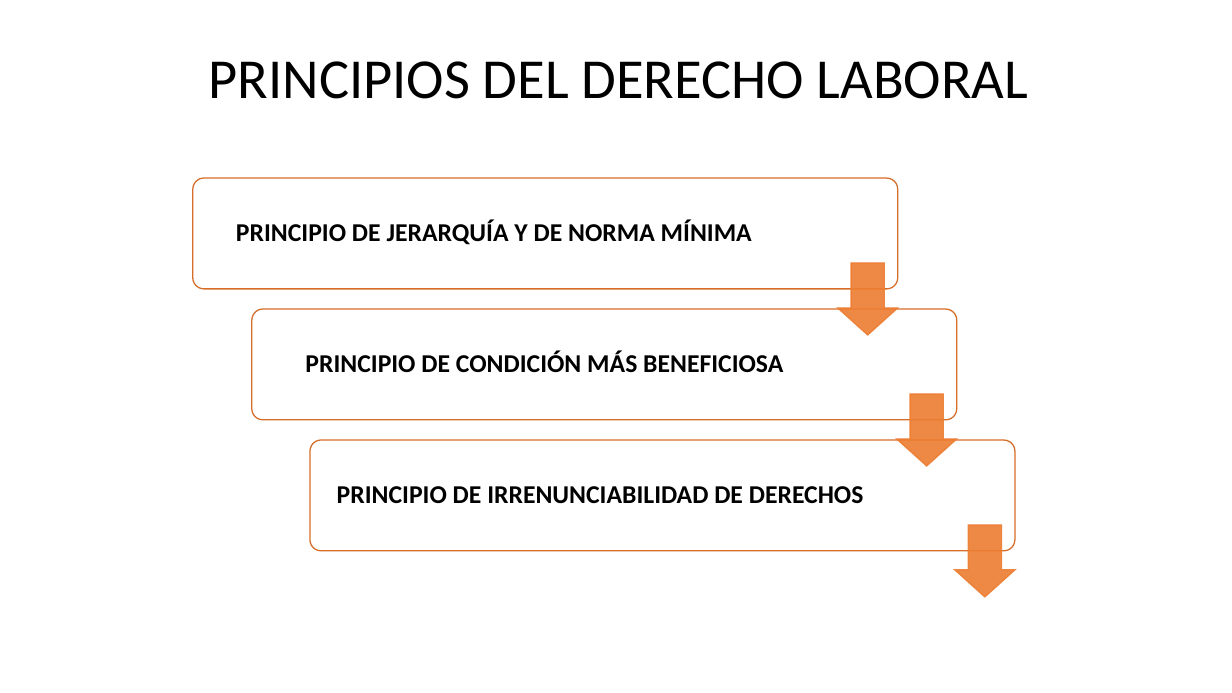
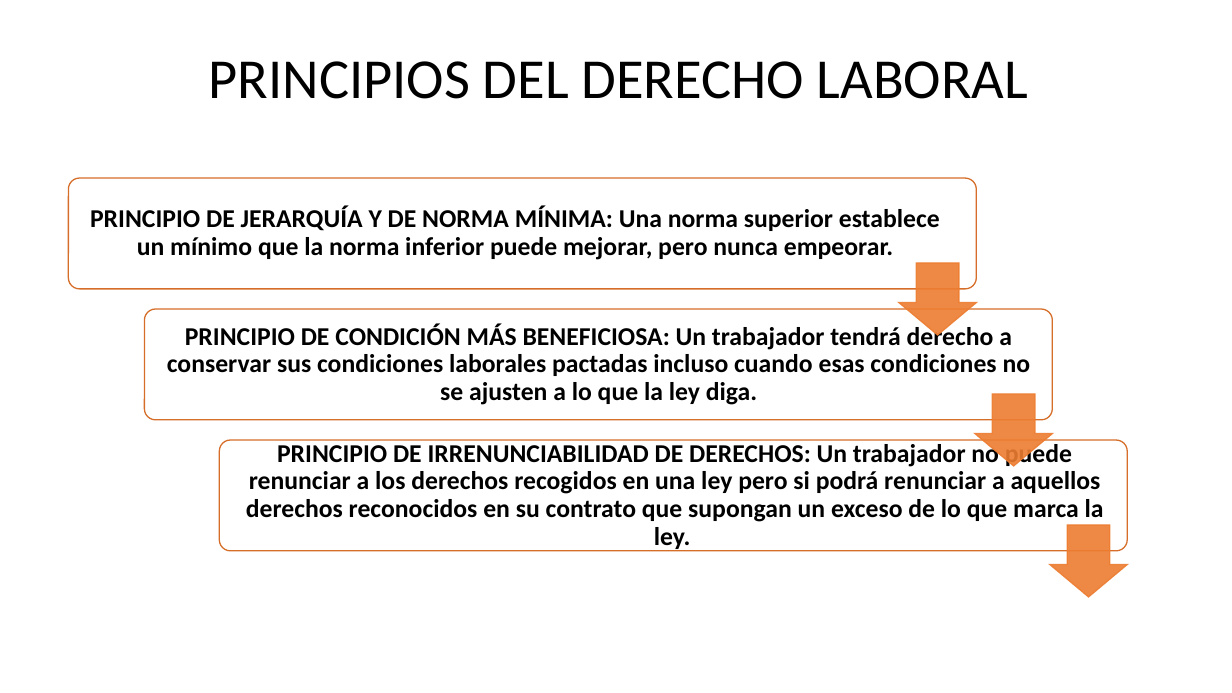
Before and after one commit to DiMaPaGa/daw1, a slide deck: slide 11 of PROGRAMACION/FOL/TEMA 1 FOL ALUMNOS.pptx. Drawn at 1232x693 pixels with LibreOffice and Linux fonts; fonts in the diff are those of the drawing. Boxes give left, top, right and bottom in pixels: in the first picture for what was removed or moved away, otherwise in the second. Text is boxed around its words. In the diff, an @@ line names an element or a change of style, - is before the commit and + after.

```diff
--- a/PROGRAMACION/FOL/TEMA 1 FOL ALUMNOS.pptx
+++ b/PROGRAMACION/FOL/TEMA 1 FOL ALUMNOS.pptx
@@ rounded rectangle: place and size @@
-rounded rectangle at <box>193,178,898,289</box>
+rounded rectangle at <box>68,178,977,289</box>
@@ text at <box>90,206,940,260</box>: text changed @@
-PRINCIPIO DE JERARQUÍA Y DE NORMA MÍNIMA
+PRINCIPIO DE JERARQUÍA Y DE NORMA MÍNIMA: Una norma superior establece un mínimo que la norma inferior puede mejorar, pero nunca empeorar.
@@ down arrow: place and size @@
-down arrow at <box>838,263,898,335</box>
+down arrow at <box>899,263,977,335</box>
@@ rounded rectangle: place and size @@
-rounded rectangle at <box>252,309,958,420</box>
+rounded rectangle at <box>144,309,1053,420</box>
@@ text at <box>167,324,1031,405</box>: text changed @@
-PRINCIPIO DE CONDICIÓN MÁS BENEFICIOSA
+PRINCIPIO DE CONDICIÓN MÁS BENEFICIOSA: Un trabajador tendrá derecho a conservar sus condiciones laborales pactadas incluso cuando esas condiciones no se ajusten a lo que la ley diga.
@@ down arrow: place and size @@
-down arrow at <box>897,394,957,466</box>
+down arrow at <box>975,394,1053,466</box>
@@ rounded rectangle: place and size @@
-rounded rectangle at <box>311,440,1016,551</box>
+rounded rectangle at <box>219,440,1128,551</box>
@@ text at <box>246,441,1104,551</box>: text changed @@
-PRINCIPIO DE IRRENUNCIABILIDAD DE DERECHOS
+PRINCIPIO DE IRRENUNCIABILIDAD DE DERECHOS: Un trabajador no puede renunciar a los derechos recogidos en una ley pero si podrá renunciar a aquellos derechos reconocidos en su contrato que supongan un exceso de lo que marca la ley.
@@ down arrow: place and size @@
-down arrow at <box>955,525,1015,597</box>
+down arrow at <box>1050,525,1128,597</box>
```
Also in this commit, not shown: 6 other slides changed, 9 other files.
